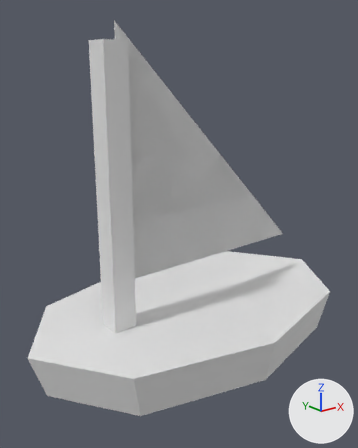
What one commit did to the Blender file assets/blender/sailboat.blend.
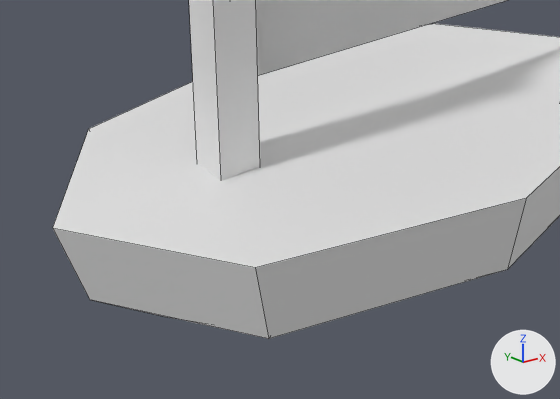
Old and new are each drawn whole from a 50 mm lens placed at (-2.74, -3.22, 2.05), pointed at (-0.1, 0.08, 0.73) and again close up on the part from 0% to 82% of the width and 53% to 100% of the height. Arrows for +X, +Y and +Z are at lower right; the lights stay in place. The close-ups show mesh edges as thin lines.

The older version as bpy lines, for what is in view:
```python
me_cube_001 = bpy.data.meshes.new('Cube.001')
me_cube_001.from_pydata(...)  # a box spanning x -1.0..1.0, y -1.0..1.0, z -1.0..1.0
me_plane_001 = bpy.data.meshes.new('Plane.001')
me_plane_001.from_pydata([(-1.0, -1.0, 0.0), (1.0, -1.0, 0.0), (1.0, 1.0, 0.0)], [], [(0, 2, 1)])
me_sphere_001 = bpy.data.meshes.new('Sphere.001')
me_sphere_001.from_pydata(...)  # 33 vertices, 33 faces; spans x -1.0..1.0, y -1.0..1.0, z -0.88..0.0
# before: 2 (0.5, 0.5, -0.71), 10 (0.5, -0.5, -0.71) at pixel (547, 227), 14 (0.0, -0.51, -0.71), 18 (-0.5, -0.3, -0.71), 26 (-0.5, 0.3, -0.71)
# before: 31 (0.0, 0.51, -0.71)
ob_cube = bpy.data.objects.new('Cube', me_cube_001)
ob_cube.location = (-0.804, 0.0, 1.042)
ob_cube.scale = (0.1, 0.1, 1.2)
ob_plane_001 = bpy.data.objects.new('Plane.001', me_plane_001)
ob_plane_001.location = (0.25, 0.0, 1.377)
ob_plane_001.rotation_euler = (1.571, 0.0, 3.142)  # degrees (90, 0, 180)
ob_sphere = bpy.data.objects.new('Sphere', me_sphere_001)
ob_sphere.location = (0.0, 0.0, 0.0)
ob_sphere.scale = (1.61, 1.0, 1.0)
```
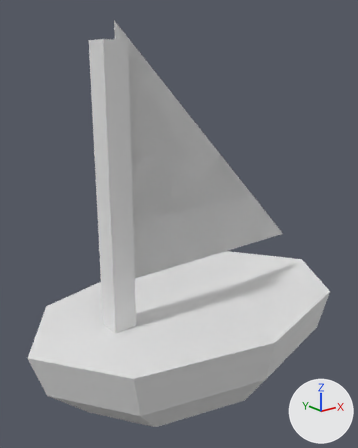
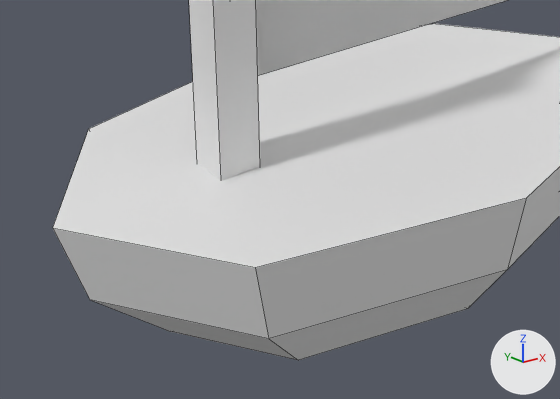
Pixel boxes (x1, y1, x2, y2) of what changed, in the close-ups (560 x 399 px; the box of a moved part takes in the faces that stretch with it):
'Sphere', reshaped: before (53, 24, 560, 339); after (53, 24, 560, 360)
part 1 of me_sphere_001, moved or reshaped: before (106, 303, 176, 319); after (92, 270, 507, 360)

The change in detail:
me_sphere_001 has 33 vertices, 33 faces and spans x -1.0..1.0, y -1.0..1.0, z -0.88..0.0.
me_sphere_001 is used by ob_sphere; location (0.0, 0.0, 0.0); scale (1.61, 1.0, 1.0).
Part 1, on me_sphere_001:
Vertices 2, 14, 18 of me_sphere_001 move by (0.0, -0.2, 0.0).
Vertices 10, 26, 31 of me_sphere_001 move by (0.0, 0.2, 0.0).
Vertex 22 of me_sphere_001 moves from (-0.71, 0.0, -0.63) at pixel (169, 317) to (-0.71, 0.0, -0.71) at pixel (170, 331).
